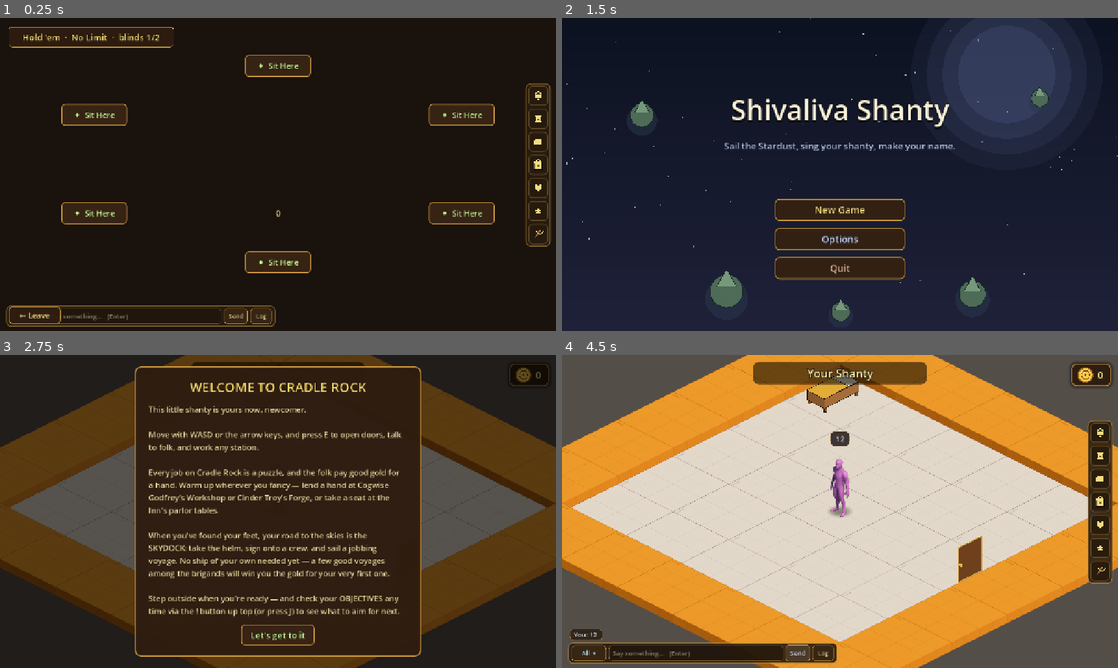
Above: before the commit, frames 1-4 (two rows, left to right).
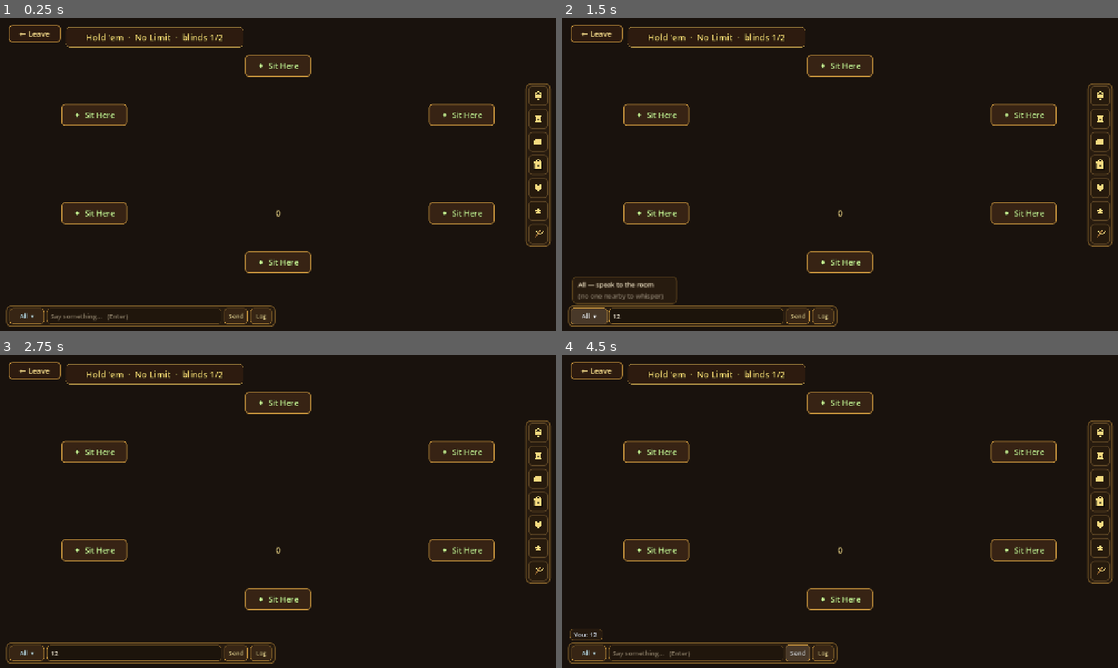
Above: after the commit, the same moments.

Repository: TairoyZone/shivaliva-shanty
Game: Godot game, scene res://puzzles/poker/poker_scene.tscn
Same seed, same stepped clock (60 frames per second), same inputs: the game is played once before the commit and once after it. This scene is started directly instead of the project's main scene.
Inputs (mouse positions are in pixels of both pictures, inside the frame that each line leads up to):
- Up to frame 1 (0.25 s): no input
- Up to frame 2 (1.5 s): click (695, 315) at 0.52 s; type "12" at 0.6 s; click "All ▾" at 1.25 s
- Up to frame 3 (2.75 s): click (278, 545) at 2 s, where only the run before the commit has a clickable "New Game"
- Up to frame 4 (4.5 s): click (840, 633) at 2.75 s, where only the run before the commit has a clickable "Let's get to it"; click "All ▾" at 3.5 s; click "Send" at 4.25 s

The runs differ from the first frame. In frame 1, 0.8% of the frame differs, in the area x 1-44%, y 2-98%; in frame 2, 89%; in frame 3, 42%; in frame 4, 94%, in the area x 0-100%, y 0-100%.

Commit message:
fix(ui): move the puzzle Leave button to the top-left (clears the chat bar)
Revert the chat-bar shift (back to its normal full-width bottom-left spot) and
instead relocate the PuzzleScene Leave button from bottom-left to the top-left
corner, so the chat bar and Leave no longer fight for the same space. The poker
stake banner (also top-left) shifts right to sit beside the Leave button.

Co-Authored-By: Claude Opus 4.8 (1M context) <noreply@anthropic.com>

Diff:
--- a/components/puzzle_scene/puzzle_scene.gd
+++ b/components/puzzle_scene/puzzle_scene.gd
@@ -71,12 +71,12 @@
 	var btn : Button = Button.new()
 	btn.text = "← Leave"
 	btn.focus_mode = Control.FOCUS_NONE
-	btn.anchor_top = 1.0
-	btn.anchor_bottom = 1.0
+	# Top-LEFT corner (moved off the bottom 2026-06-09 so it never sits under the chat bar). Default Button
+	# anchors are (0,0) = top-left, so just positive offsets down from the top.
 	btn.offset_left = 20.0
-	btn.offset_top = -56.0
+	btn.offset_top = 16.0
 	btn.offset_right = 140.0
-	btn.offset_bottom = -16.0
+	btn.offset_bottom = 56.0
 	btn.add_theme_font_size_override("font_size", 18)
 	# Walnut/brass styling to match the tavern UI. Same box for normal /
 	# hover / pressed with small tint shifts so it reads as a real button.
--- a/puzzles/poker/poker_scene.gd
+++ b/puzzles/poker/poker_scene.gd
@@ -388,7 +388,9 @@
 	banner.text = "Hold 'em  ·  %s  ·  blinds %d/%d" % [
 		PokerConfig.structure_name(int(_config["structure"])),
 		PokerConfig.small_blind(min_bet), PokerConfig.big_blind(min_bet)]
-	($UI/TopBanner as Control).offset_right = 400.0   # widen the fixed banner to fit the stake line
+	var _banner : Control = $UI/TopBanner as Control
+	_banner.offset_left = 152.0    # clear the top-left Leave button (PuzzleScene's, now at x20..140)
+	_banner.offset_right = 560.0   # widen the fixed banner to fit the stake line
 
 
 # One UNIFORM scale for EVERY seat — the human is never bigger than the opponents (they're equals).
